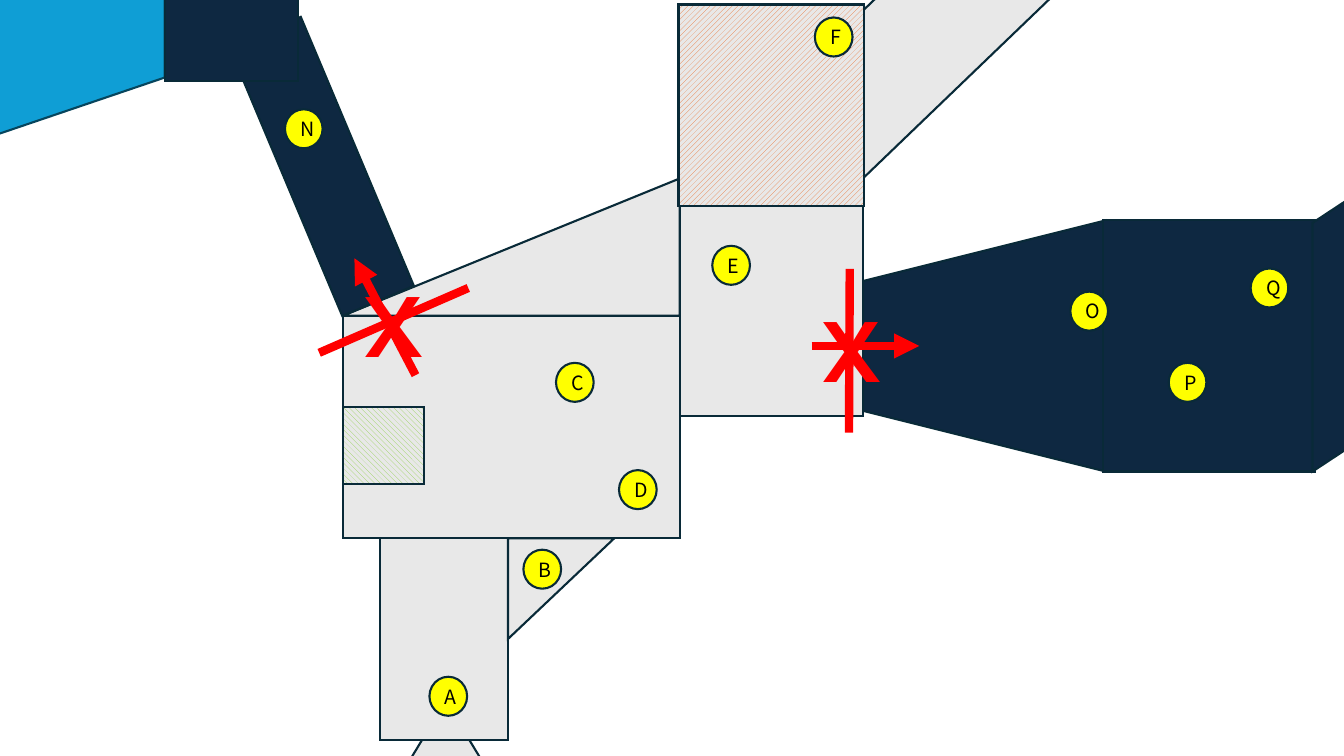
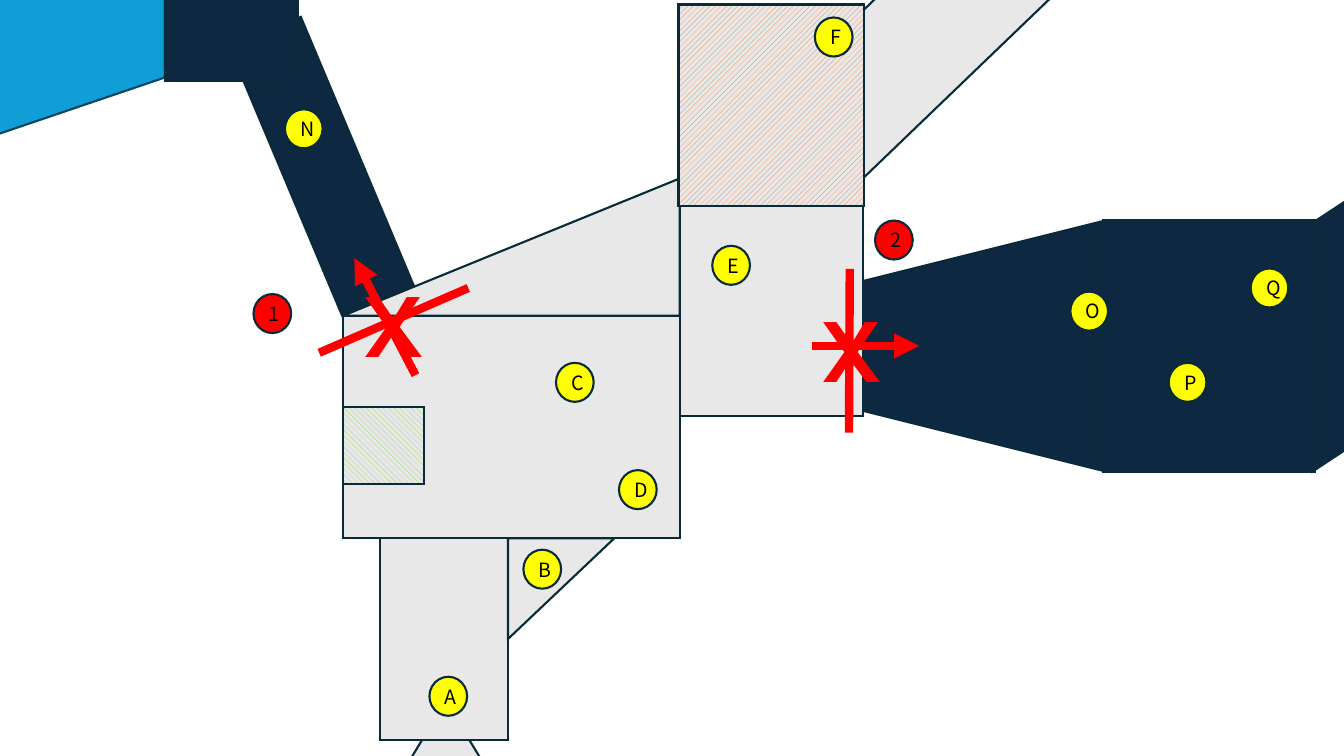
Before and after one commit to Woon-2/Project-W, a slide deck: slide 1 of 기획서/레벨디자인.pptx. Drawn at 1344x756 pixels with LibreOffice and Linux fonts; fonts in the diff are those of the drawing. Boxes give left, top, right and bottom in pixels: in the first picture for what was removed or moved away, otherwise in the second. Text is boxed around its words. In the diff, an @@ line names an element or a change of style, - is before the commit and + after.

```diff
--- a/기획서/레벨디자인.pptx
+++ b/기획서/레벨디자인.pptx
@@ ellipse added at (875, 221, 912, 260), fill #FF0000, outline #092A39 1.5 pt, 14 pt, text #000000 @@
+2
@@ ellipse added at (253, 294, 290, 334), fill #FF0000, outline #092A39 1.5 pt, 14 pt, text #000000 @@
+1
```
Also in this commit, not shown: 1 slide added, 2 other files.
